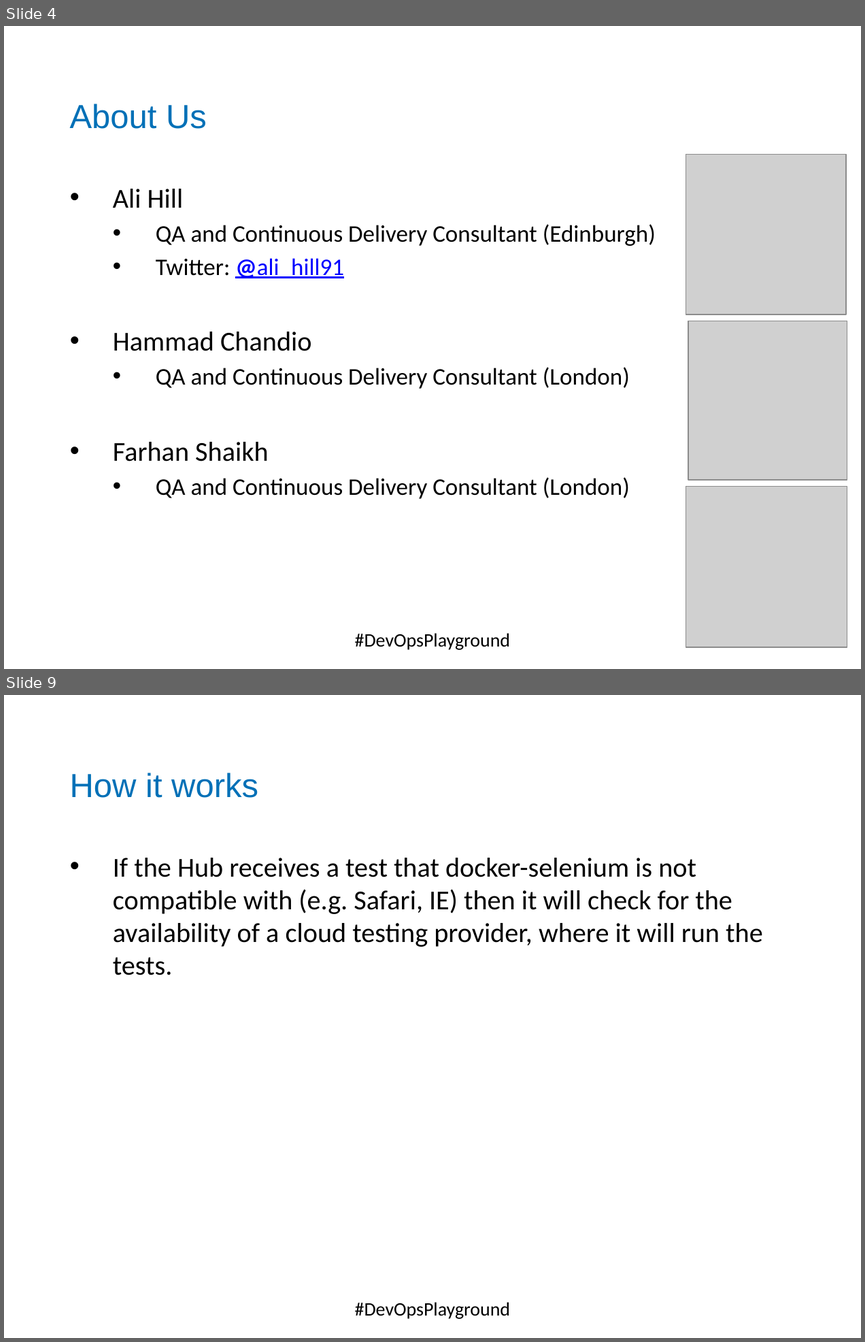
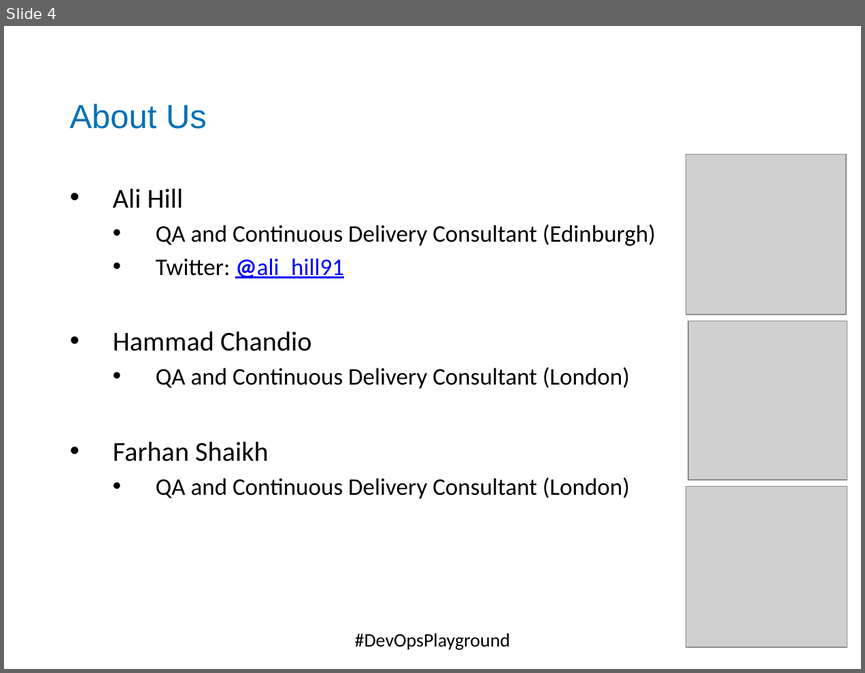
Before and after one commit to DevOpsPlayground/Hands-on-with-Continuous-Testing-using-Jenkins-and-Zalenium, a slide deck: ZaleniumJenkins.pptx. Shown one above the other, each under a label of ours: slides 4 and 9 before the commit, slide 4 after it; the slides between them are not shown. The pictures are 865x1342 and 865x673 pixels, drawn with LibreOffice and Linux fonts; fonts in the diff are those of the drawing; grey boxes stand for pictures; background and template pictures are left out. Boxes give left, top, right and bottom in pixels: in the first picture for what was removed or moved away, otherwise in the second. Text is boxed around its words. In the diff, an @@ line names an element or a change of style, - is before the commit and + after.

```diff
--- a/ZaleniumJenkins.pptx
+++ b/ZaleniumJenkins.pptx
@@ slide 9 removed at [4, 695, 861, 1338], background #FFFFFF; not listed: 1 template element that a slide beside it also shows @@
@@ text removed at [70, 773, 258, 798] @@
-How it works
@@ text removed at [113, 858, 763, 975] @@
-• If the Hub receives a test that docker-selenium is not compatible with (e.g. Safari, IE) then it will check for the availability of a cloud testing provider, where it will run the tests.
@@ text removed at [355, 1302, 510, 1319] @@
-#DevOpsPlayground
```
Also in this commit, not shown: 4 slides changed, 4 slides added, 7 other slides removed, 2 other files.
